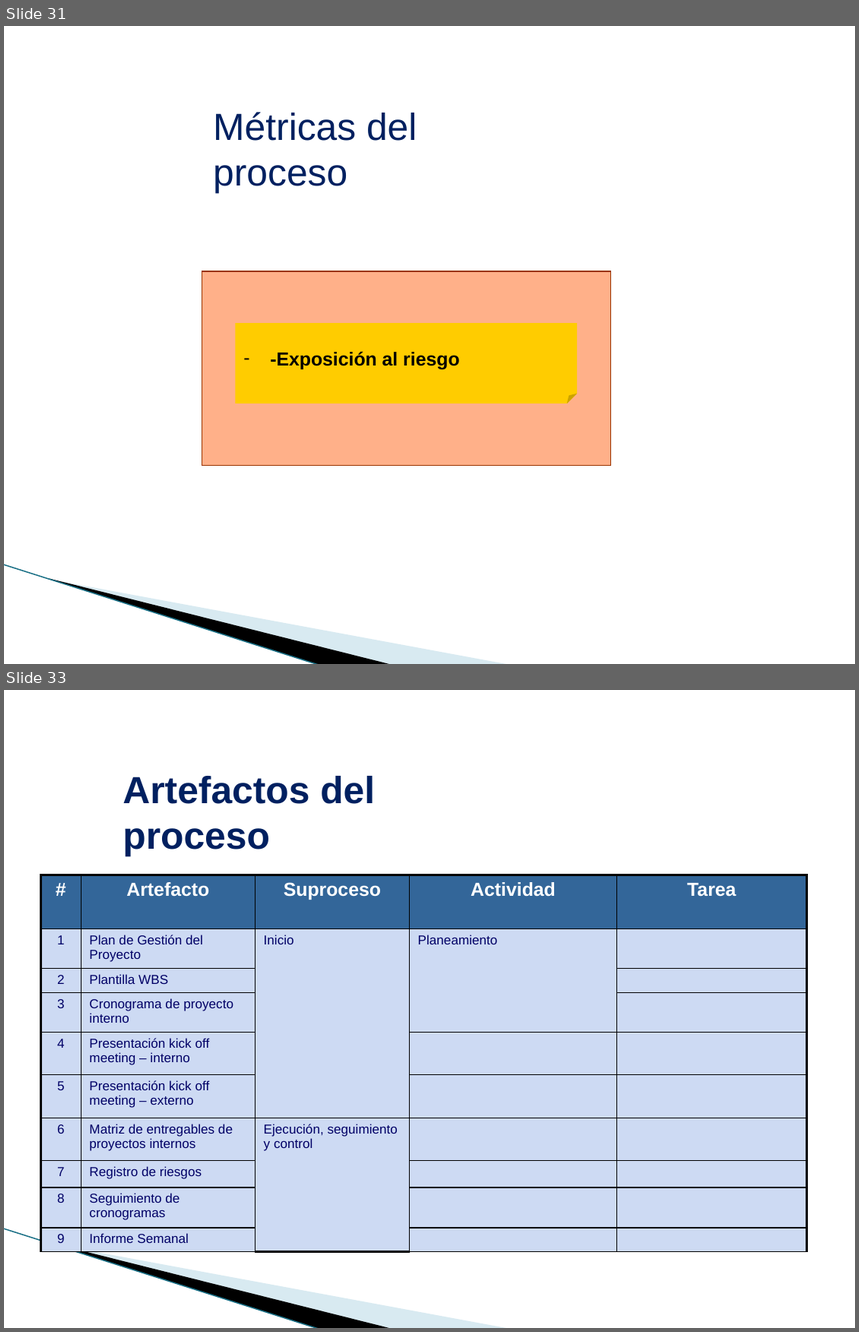
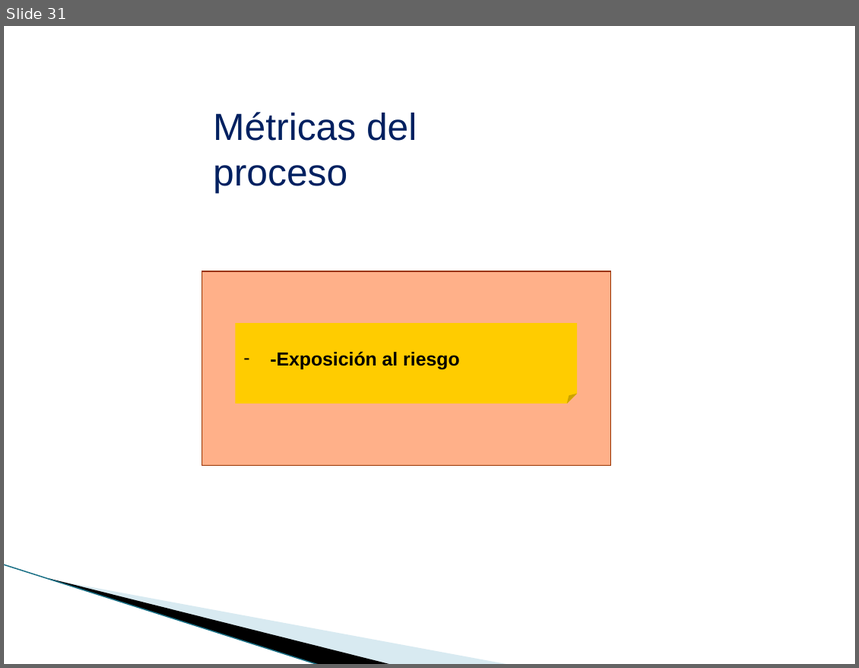
Before and after one commit to CreativeCheeseGame/BoundPhysic, a slide deck: Area de Proceso PP-PMC/PGPRO_0.2_2015 Proceso_de_gestion_de_proyectos.ppt.pptx. Shown one above the other, each under a label of ours: slides 31 and 33 before the commit, slide 31 after it; the slides between them are not shown. The pictures are 859x1332 and 859x668 pixels, drawn with LibreOffice and Linux fonts; fonts in the diff are those of the drawing; background and template pictures are left out. Boxes give left, top, right and bottom in pixels: in the first picture for what was removed or moved away, otherwise in the second. Text is boxed around its words. In the diff, an @@ line names an element or a change of style, - is before the commit and + after.

```diff
--- a/Area de Proceso PP-PMC/PGPRO_0.2_2015 Proceso_de_gestion_de_proyectos.ppt.pptx
+++ b/Area de Proceso PP-PMC/PGPRO_0.2_2015 Proceso_de_gestion_de_proyectos.ppt.pptx
@@ slide 33 removed at [4,690,855,1328], background #FFFFFF; not listed: 3 template elements that a slide beside it also shows @@
@@ text removed at [123,776,375,856] @@
-Artefactos del proceso
@@ table removed at [40,875,807,1252], 10 rows, 5 columns @@
-# | Artefacto | Suproceso | Actividad | Tarea
-1 | Plan de Gestión del Proyecto | Inicio | Planeamiento | 
-2 | Plantilla WBS |  |  | 
-3 | Cronograma de proyecto interno |  |  | 
-4 | Presentación kick off meeting – interno |  |  | 
-5 | Presentación kick off meeting – externo |  |  | 
-6 | Matriz de entregables de proyectos internos | Ejecución, seguimiento y control |  | 
-7 | Registro de riesgos |  |  | 
-8 | Seguimiento de cronogramas |  |  | 
-9 | Informe Semanal |  |  | 
```
Also in this commit, not shown: 8 slides changed, 2 other slides removed, 17 other files.
